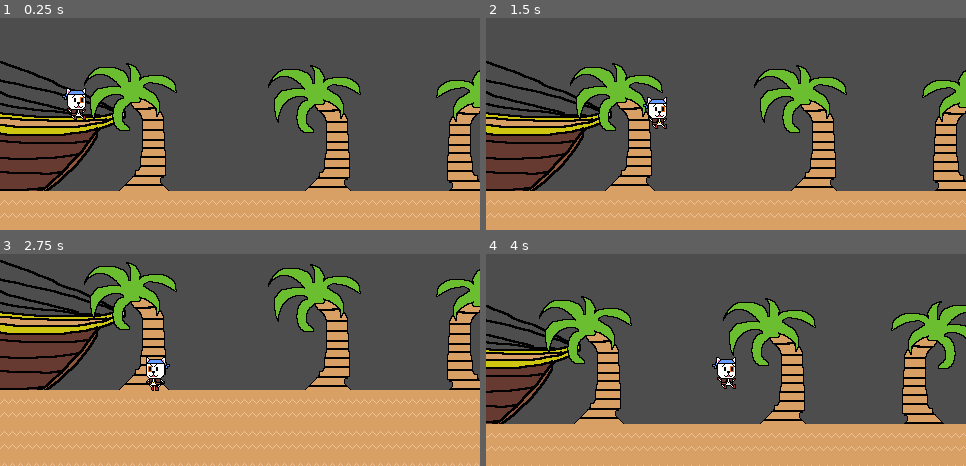
Above: before the commit, frames 1-4 (two rows, left to right).
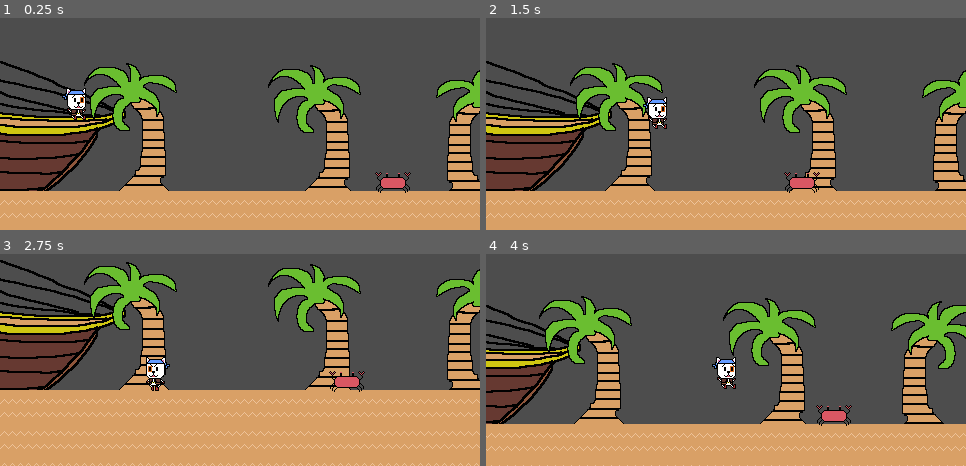
Above: after the commit, the same moments.

Repository: HeyNeek/CaptainCatsAdventure
Game: Godot game, scene res://scenes/basic_island_level_1.tscn
Two runs of this game, one before a commit and one after it. Both use one fixed random seed, a clock stepped at 60 frames per second and the inputs below. This scene is started directly instead of the project's main scene.
Inputs:
- Up to frame 1 (0.25 s): no input
- Up to frame 2 (1.5 s): hold D (move_cat_right) from 0.53 s (still down); tap N (no_action) at 0.6, 1.35 s; tap Space (cat_jump) at 0.77 s
- Up to frame 3 (2.75 s): tap Space (cat_jump) at 1.52 s; release D (move_cat_right) at 2.03 s; hold A (move_cat_left) from 2.03 s (still down); tap N (no_action) at 2.1 s
- Up to frame 4 (4 s): release A (move_cat_left) at 2.78 s; hold D (move_cat_right) from 2.78 s (still down); tap N (no_action) at 2.85, 3.6 s; tap Space (cat_jump) at 3.02, 3.77 s

The runs differ from the first frame. In frame 1, 0.4% of the frame differs, in the area x 78-86%, y 72-83%; in frame 2, 0.4%; in frame 3, 0.3%; in frame 4, 0.4%.

Commit message:
added basic crab behavior

Diff:
--- a/project.godot
+++ b/project.godot
@@ -80,6 +80,7 @@
 2d_physics/layer_3="terrain"
 2d_physics/layer_4="captain_cat"
 2d_physics/layer_5="exit_area"
+2d_physics/layer_6="common_enemy"
 
 [rendering]
 
--- a/scenes/basic_island_level_1.tscn
+++ b/scenes/basic_island_level_1.tscn
@@ -1,10 +1,11 @@
-[gd_scene load_steps=7 format=3 uid="uid://cws2w77pmwm2o"]
+[gd_scene load_steps=8 format=3 uid="uid://cws2w77pmwm2o"]
 
 [ext_resource type="PackedScene" uid="uid://bweog2mm1a1rd" path="res://scenes/sand_tile_map.tscn" id="1_5ynfr"]
 [ext_resource type="Script" path="res://scripts/basic_island_level_1.gd" id="1_jhtna"]
 [ext_resource type="PackedScene" uid="uid://cm02t5caihvab" path="res://scenes/captain_cat.tscn" id="2_myd00"]
 [ext_resource type="PackedScene" uid="uid://bu22h7d2n2lrq" path="res://scenes/tree_sprite.tscn" id="3_iija3"]
 [ext_resource type="PackedScene" uid="uid://l4x4fpu2evjp" path="res://scenes/docked_ship_sprite.tscn" id="5_g43kl"]
+[ext_resource type="PackedScene" uid="uid://csbpbeft00cyi" path="res://scenes/enemy_crab.tscn" id="6_rg0pn"]
 
 [sub_resource type="RectangleShape2D" id="RectangleShape2D_54rav"]
 size = Vector2(29, 126)
@@ -17,6 +18,7 @@
 
 [node name="CaptainCat" parent="." instance=ExtResource("2_myd00")]
 position = Vector2(76, 74)
+collision_mask = 36
 
 [node name="TreeSprite" parent="." instance=ExtResource("3_iija3")]
 z_index = -1
@@ -42,4 +44,9 @@
 position = Vector2(15.5, 114)
 shape = SubResource("RectangleShape2D_54rav")
 
+[node name="EnemyCrab" parent="." instance=ExtResource("6_rg0pn")]
+position = Vector2(412, 168)
+collision_layer = 32
+collision_mask = 8
+
 [connection signal="body_entered" from="ExitArea" to="." method="_on_exit_area_body_entered"]
--- /dev/null
+++ b/scenes/enemy_crab.tscn
@@ -0,0 +1,52 @@
+[gd_scene load_steps=8 format=3 uid="uid://csbpbeft00cyi"]
+
+[ext_resource type="Script" path="res://scripts/enemy_crab.gd" id="1_p3wse"]
+[ext_resource type="Texture2D" uid="uid://ngfsug1jxpk5" path="res://assets/sprites/Sprite Sheets/crab_sheet.png" id="1_p6wno"]
+
+[sub_resource type="AtlasTexture" id="AtlasTexture_itgkx"]
+atlas = ExtResource("1_p6wno")
+region = Rect2(0, 0, 64, 64)
+
+[sub_resource type="AtlasTexture" id="AtlasTexture_xl6yb"]
+atlas = ExtResource("1_p6wno")
+region = Rect2(64, 0, 64, 64)
+
+[sub_resource type="SpriteFrames" id="SpriteFrames_iyno2"]
+animations = [{
+"frames": [{
+"duration": 1.0,
+"texture": SubResource("AtlasTexture_itgkx")
+}, {
+"duration": 1.0,
+"texture": SubResource("AtlasTexture_xl6yb")
+}],
+"loop": true,
+"name": &"default",
+"speed": 3.0
+}]
+
+[sub_resource type="RectangleShape2D" id="RectangleShape2D_vrh45"]
+size = Vector2(24, 14)
+
+[sub_resource type="RectangleShape2D" id="RectangleShape2D_72u3l"]
+size = Vector2(68, 18)
+
+[node name="EnemyCrab" type="CharacterBody2D"]
+script = ExtResource("1_p3wse")
+
+[node name="AnimatedSprite2D" type="AnimatedSprite2D" parent="."]
+position = Vector2(0, -22)
+sprite_frames = SubResource("SpriteFrames_iyno2")
+autoplay = "default"
+
+[node name="CollisionShape2D" type="CollisionShape2D" parent="."]
+position = Vector2(0, 2)
+shape = SubResource("RectangleShape2D_vrh45")
+
+[node name="Area2D" type="Area2D" parent="."]
+
+[node name="CollisionShape2D" type="CollisionShape2D" parent="Area2D"]
+position = Vector2(1, 0)
+shape = SubResource("RectangleShape2D_72u3l")
+
+[connection signal="body_entered" from="Area2D" to="." method="_on_area_2d_body_entered"]
--- a/scripts/captain_cat.gd
+++ b/scripts/captain_cat.gd
@@ -24,7 +24,6 @@
 		move_and_slide()
 
 func handle_movement(delta):
-	print(self.velocity.y)
 	if is_on_floor() == false:
 		self.velocity.y += GRAVITY * delta
 
@@ -60,3 +59,6 @@
 	if self.velocity.x > 0 || self.velocity.x < 0:
 		if is_on_floor():
 			captain_cat_sprite.play("running")
+
+func take_damage():
+	pass
--- /dev/null
+++ b/scripts/enemy_crab.gd
@@ -0,0 +1,32 @@
+extends CharacterBody2D
+
+var starting_position_x
+
+const SPEED = 100
+
+func _ready():
+	starting_position_x = self.global_position.x
+
+func _physics_process(_delta):
+	#print(self.global_position.x)
+	#print(self.velocity.x)
+
+	if self.global_position.x < starting_position_x:
+		#print("in first if")
+		self.velocity.x += 1 * SPEED
+
+	if self.global_position.x > starting_position_x - 100:
+		#print("in second if")
+		self.velocity.x -= 1 * SPEED
+
+	if self.velocity.x > 75:
+		self.velocity.x = 75
+
+	if self.velocity.x < -75:
+		self.velocity.x = -75
+
+	move_and_slide()
+
+func _on_area_2d_body_entered(body):
+	if body.name == "CaptainCat":
+		print("Crab touch Captain Cat")
Binary file added: assets/sprites/Sprite Sheets/crab_sheet.png
Not shown, added: assets/sprites/Sprite Sheets/crab_sheet.png.import
Binary file added: assets/sprites/crab.png
Not shown, added: assets/sprites/crab.png.import
